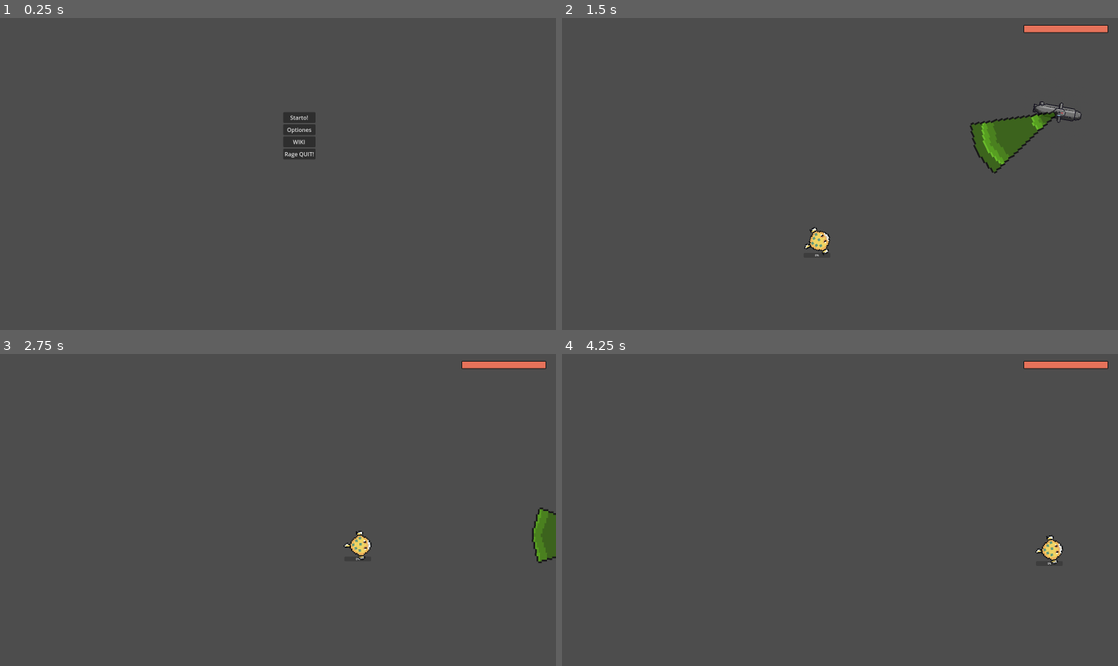
Above: before the commit, frames 1-4 (two rows, left to right).
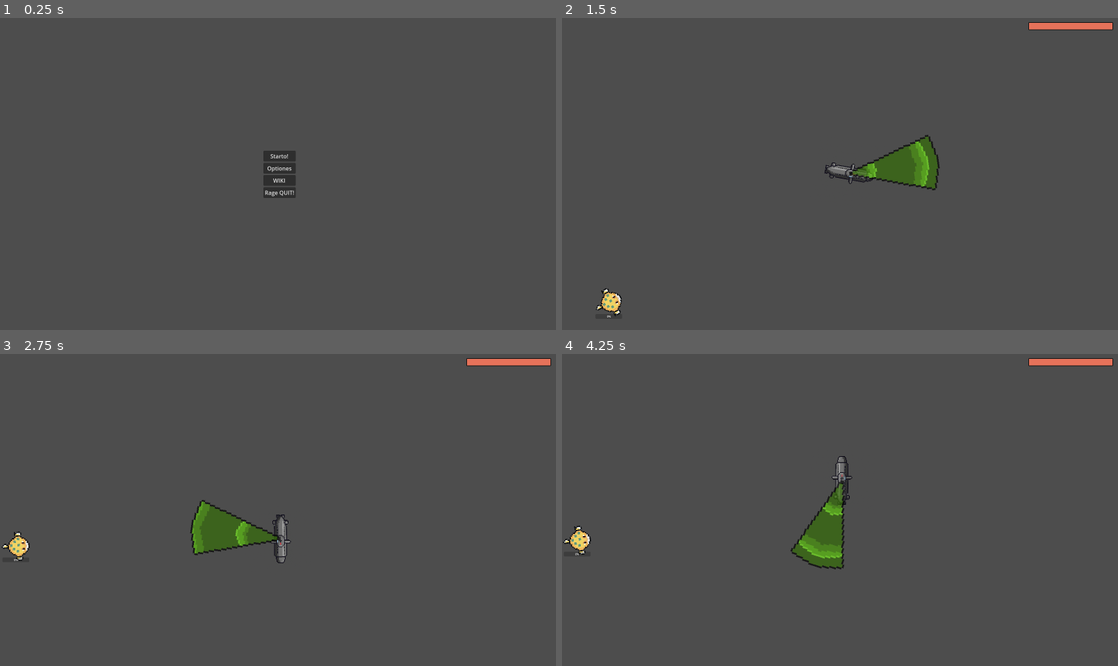
Above: after the commit, the same moments.

Repository: AbuHarambe/Deepsea_Invaders
Game: Godot game, scene res://Scenes/main_menue.tscn
Two runs of this game, one before a commit and one after it. Both use one fixed random seed, a clock stepped at 60 frames per second and the inputs below.
Inputs (mouse positions are in pixels of both pictures, inside the frame that each line leads up to):
- Up to frame 1 (0.25 s): no input
- Up to frame 2 (1.5 s): click "Starto!" at 0.5 s; move the mouse to (962, 158) at 1.27 s; hold D (Right) from 1.28 s (still down)
- Up to frame 3 (2.75 s): move the mouse to (166, 525) at 2.02 s; release D (Right) at 2.03 s; hold S (Down) from 2.03 s (still down)
- Up to frame 4 (4.25 s): move the mouse to (895, 441) at 2.77 s; release S (Down) at 2.78 s; hold D (Right) 2.78-3.53 s; move the mouse to (812, 572) at 3.52 s; hold W (Up) from 3.53 s (still down)

The runs differ from the first frame. In frame 1, 1.3% of the frame differs, in the area x 47-57%, y 30-58%; in frame 2, 4.5%, in the area x 6-100%, y 1-96%; in frame 3, 3.4%; in frame 4, 2.7%.

Commit message:
Bug Fixes und Kleinebesserungen

Diff:
--- a/Scenes/enemy.tscn
+++ b/Scenes/base_melee_blubblub.tscn
@@ -1,13 +1,13 @@
 [gd_scene load_steps=5 format=3 uid="uid://4atn6j1ayvu6"]
 
-[ext_resource type="Script" uid="uid://cxcvxsysfexi4" path="res://Scripts/enemy.gd" id="1_1f0kj"]
+[ext_resource type="Script" uid="uid://cxcvxsysfexi4" path="res://Scripts/base_melee_blubblub.gd" id="1_1f0kj"]
 [ext_resource type="Texture2D" uid="uid://srcu0wghh0rc" path="res://Assets/Visual/Pufferfish.png" id="2_1f0kj"]
 [ext_resource type="PackedScene" uid="uid://bql5gie2os6e0" path="res://Scenes/scan_progress_bar.tscn" id="3_afpow"]
 
 [sub_resource type="RectangleShape2D" id="RectangleShape2D_1f0kj"]
 size = Vector2(127, 127)
 
-[node name="TestEnemy" type="CharacterBody2D"]
+[node name="MeleeEnemy" type="CharacterBody2D"]
 script = ExtResource("1_1f0kj")
 
 [node name="Sprite2D" type="Sprite2D" parent="."]
--- /dev/null
+++ b/Scenes/base_ranged_blubblub.tscn
@@ -0,0 +1,28 @@
+[gd_scene load_steps=5 format=3 uid="uid://clybyleaj20le"]
+
+[ext_resource type="Script" uid="uid://cxcvxsysfexi4" path="res://Scripts/base_melee_blubblub.gd" id="1_5g5v1"]
+[ext_resource type="Texture2D" uid="uid://srcu0wghh0rc" path="res://Assets/Visual/Pufferfish.png" id="2_2adjs"]
+[ext_resource type="PackedScene" uid="uid://bql5gie2os6e0" path="res://Scenes/scan_progress_bar.tscn" id="3_y3wyd"]
+
+[sub_resource type="RectangleShape2D" id="RectangleShape2D_1f0kj"]
+size = Vector2(127, 127)
+
+[node name="TestEnemy" type="CharacterBody2D"]
+script = ExtResource("1_5g5v1")
+
+[node name="Sprite2D" type="Sprite2D" parent="."]
+position = Vector2(-0.99998474, 9.000015)
+scale = Vector2(7.0078125, 7.0078125)
+texture = ExtResource("2_2adjs")
+
+[node name="CollisionShape2D" type="CollisionShape2D" parent="."]
+position = Vector2(-0.5, -0.5)
+shape = SubResource("RectangleShape2D_1f0kj")
+
+[node name="ScanProgressBar" parent="." instance=ExtResource("3_y3wyd")]
+offset_left = -80.0
+offset_top = 72.0
+offset_right = 74.0
+offset_bottom = 99.0
+size_flags_horizontal = 4
+size_flags_vertical = 4
--- a/Scenes/main.tscn
+++ b/Scenes/main.tscn
@@ -1,29 +1,27 @@
 [gd_scene load_steps=5 format=3 uid="uid://dktdyic4puxgw"]
 
 [ext_resource type="PackedScene" uid="uid://bg4a3kqnpolqt" path="res://Scenes/player.tscn" id="1_jjgbg"]
-[ext_resource type="Script" uid="uid://dc4utg2h24prv" path="res://Scenes/main.gd" id="1_jjvhh"]
-[ext_resource type="PackedScene" uid="uid://4atn6j1ayvu6" path="res://Scenes/enemy.tscn" id="2_bo1nx"]
+[ext_resource type="Script" uid="uid://dc4utg2h24prv" path="res://Scripts/main.gd" id="1_jjvhh"]
+[ext_resource type="PackedScene" uid="uid://4atn6j1ayvu6" path="res://Scenes/base_melee_blubblub.tscn" id="2_bo1nx"]
 [ext_resource type="PackedScene" uid="uid://dj1shnag1egsc" path="res://Scenes/health_bar.tscn" id="3_8gbba"]
 
 [node name="Main" type="Node2D"]
 script = ExtResource("1_jjvhh")
 
+[node name="TestEnemy" parent="." groups=["enemies"] instance=ExtResource("2_bo1nx")]
+position = Vector2(-251, 297)
+scale = Vector2(0.5, 0.5)
+
 [node name="Player" parent="." groups=["player_group"] instance=ExtResource("1_jjgbg")]
 position = Vector2(587, -176)
 
-[node name="TestEnemy" parent="." groups=["enemies"] instance=ExtResource("2_bo1nx")]
-position = Vector2(-251, 297)
-scale = Vector2(0.5, 0.5)
-collision_layer = 2
-collision_mask = 2
-
-[node name="GameCamera" type="Camera2D" parent="."]
+[node name="GameCamera" type="Camera2D" parent="Player"]
+position_smoothing_enabled = true
 
 [node name="HUD_Layer" type="CanvasLayer" parent="."]
-follow_viewport_enabled = true
 
 [node name="Health_Bar" parent="HUD_Layer" groups=["progress_bars"] instance=ExtResource("3_8gbba")]
-offset_left = 530.0
-offset_top = -426.0
-offset_right = 770.0
-offset_bottom = -407.0
+offset_left = 1344.0
+offset_top = 16.0
+offset_right = 1584.0
+offset_bottom = 35.0
--- a/Scenes/main_menue.tscn
+++ b/Scenes/main_menue.tscn
@@ -1,6 +1,6 @@
 [gd_scene load_steps=2 format=3 uid="uid://dt7pnbn76qjs7"]
 
-[ext_resource type="Script" uid="uid://b2og6kqv6j5at" path="res://Scenes/main_menue.gd" id="1_7raxh"]
+[ext_resource type="Script" uid="uid://b2og6kqv6j5at" path="res://Scripts/main_menue.gd" id="1_7raxh"]
 
 [node name="MainMenue" type="Control"]
 layout_mode = 3
@@ -16,15 +16,17 @@
 
 [node name="CenterContainer" type="CenterContainer" parent="."]
 layout_mode = 1
-anchors_preset = -1
-anchor_left = 0.43100002
-anchor_top = 0.24700001
-anchor_right = 0.64400005
+anchors_preset = 8
+anchor_left = 0.5
+anchor_top = 0.5
+anchor_right = 0.5
 anchor_bottom = 0.5
-offset_left = -3.1860352
-offset_top = 3.9589996
-offset_right = -2.264038
-offset_bottom = 3.5
+offset_left = -46.5
+offset_top = -68.0
+offset_right = 46.5
+offset_bottom = 68.0
+grow_horizontal = 2
+grow_vertical = 2
 
 [node name="VBoxContainer" type="VBoxContainer" parent="CenterContainer"]
 layout_mode = 2
--- a/Scenes/options_menue.tscn
+++ b/Scenes/options_menue.tscn
@@ -1,6 +1,6 @@
 [gd_scene load_steps=2 format=3 uid="uid://6r46s7rbkad4"]
 
-[ext_resource type="Script" uid="uid://c0yu0xghnavt3" path="res://options_menue.gd" id="1_0in20"]
+[ext_resource type="Script" uid="uid://c0yu0xghnavt3" path="res://Scripts/options_menue.gd" id="1_0in20"]
 
 [node name="OptionsMenue" type="Control"]
 layout_mode = 3
--- a/Scenes/pause_menue.tscn
+++ b/Scenes/pause_menue.tscn
@@ -1,6 +1,6 @@
 [gd_scene load_steps=2 format=3 uid="uid://dkfag6yfdna4c"]
 
-[ext_resource type="Script" uid="uid://cildewsbmffnl" path="res://Scenes/pause_menue.gd" id="1_l5e74"]
+[ext_resource type="Script" uid="uid://cildewsbmffnl" path="res://Scripts/pause_menue.gd" id="1_l5e74"]
 
 [node name="PauseMenue" type="Control"]
 process_mode = 2
@@ -20,7 +20,7 @@
 grow_horizontal = 2
 grow_vertical = 2
 rotation = -0.0013554815
-color = Color(1, 1, 1, 0.5882353)
+color = Color(0.3217281, 0.32172796, 0.32172793, 0.5882353)
 
 [node name="CenterContainer" type="CenterContainer" parent="."]
 layout_mode = 1
--- a/Scenes/player.tscn
+++ b/Scenes/player.tscn
@@ -64,7 +64,6 @@
 [node name="Scanner" type="Area2D" parent="."]
 scale = Vector2(5, 5)
 collision_layer = 2
-collision_mask = 2
 monitorable = false
 script = ExtResource("3_vgqql")
 
--- a/Scenes/scene_transition.tscn
+++ b/Scenes/scene_transition.tscn
@@ -1,6 +1,6 @@
 [gd_scene load_steps=5 format=3 uid="uid://ds25g27xwqdhm"]
 
-[ext_resource type="Script" uid="uid://b5pwky0wj6hh2" path="res://Scenes/scene_transition.gd" id="1_crfs3"]
+[ext_resource type="Script" uid="uid://b5pwky0wj6hh2" path="res://Scripts/scene_transition.gd" id="1_crfs3"]
 
 [sub_resource type="Animation" id="Animation_xs6k6"]
 resource_name = "fade_in"
--- /dev/null
+++ b/Scenes/wiki.tscn
@@ -0,0 +1,3 @@
+[gd_scene format=3 uid="uid://cur07dwbcp8u1"]
+
+[node name="CanvasLayer" type="CanvasLayer"]
--- /dev/null
+++ b/Scripts/base_melee_blubblub.gd
@@ -0,0 +1,147 @@
+# File: BaseEnemy.gd
+extends CharacterBody2D
+class_name BaseMeleeBlubblub # Gives the class a reusable name for type checking and exporting
+
+# ==============================================================================
+# 1. ENEMY STATS & EXPORTS (REUSABLE)
+# ==============================================================================
+@export var max_speed: float = 250.0
+@export var acceleration: float = 1800.0
+@export var friction: float = 1400.0
+@export var damage: int = 10
+@export var rotation_speed: float = 10.0
+@export var scan_difficulty: float = 2.0 # Time goal to bubble away
+@export_group("Scan Decay Settings")
+@export var scan_decay_rate: float = 0.5
+@export var scan_decay_delay: float = 1.0
+
+
+# ==============================================================================
+# 2. STATE AND NODES (REUSABLE)
+# ==============================================================================
+@onready var sprite_node = $Sprite2D
+@onready var hurtbox_node = $CollisionShape2D
+@onready var player = get_tree().get_first_node_in_group("player_group")
+@onready var scanner_bar = $ScanProgressBar
+
+# Rotation Constants
+const PI_FLIP = PI
+const UP_AXIS_OFFSET = -PI / 2.0
+
+var in_scanner: bool = false
+var current_scan_progress: float = 0.0 # New variable for tracking progress
+var time_outside_scanner: float = 0.0 # New variable for tracking decay delay
+
+
+# ==============================================================================
+# 3. CORE LIFECYCLE (REUSABLE)
+# ==============================================================================
+func _physics_process(delta: float) -> void:
+
+	# 3a. MOVEMENT (Targeting the Player)
+	_apply_movement(delta)
+
+	# 3b. SCAN PROGRESS AND DECAY (New Logic)
+	_update_scan_state(delta)
+
+	# 3c. MOVEMENT EXECUTION & ROTATION
+	_apply_rotation(delta)
+	move_and_slide()
+
+	# 3d. COLLISION CHECK
+	if get_slide_collision_count() > 0:
+		_handle_specific_collision()
+
+# ==============================================================================
+# 4. CORE MECHANIC IMPLEMENTATIONS (REUSABLE FUNCTIONS)
+# ==============================================================================
+
+# Handles movement acceleration/friction and slow-down when scanned
+func _apply_movement(delta: float):
+	var target_direction = Vector2.ZERO
+
+	if is_instance_valid(player):
+		var player_position: Vector2 = player.global_position
+		target_direction = (player_position - global_position).normalized()
+
+	var current_speed = max_speed
+	if in_scanner:
+		current_speed = max_speed / 2.0
+
+	if target_direction:
+		var target_velocity = target_direction * current_speed
+		velocity = velocity.move_toward(target_velocity, acceleration * delta)
+	else:
+		velocity = velocity.move_toward(Vector2.ZERO, friction * delta)
+
+# Handles the movement-based rotation of the visuals/hurtbox
+func _apply_rotation(delta: float):
+	if velocity.length_squared() > 1.0:
+		var target_rotation = velocity.angle() + UP_AXIS_OFFSET + PI_FLIP
+
+		sprite_node.rotation = lerp_angle(
+			sprite_node.rotation,
+			target_rotation,
+			delta * rotation_speed
+		)
+		hurtbox_node.rotation = lerp_angle(
+			hurtbox_node.rotation,
+			target_rotation,
+			delta * rotation_speed
+		)
+
+# Handles hard collision with the player
+func _handle_specific_collision():
+	for i in range(get_slide_collision_count()):
+		var collision = get_slide_collision(i)
+		var hit_body = collision.get_collider()
+
+		if hit_body.is_in_group("player_group"):
+			player.take_damage(damage)
+			return
+
+# === SCANNER LOGIC (NEW CORE IMPLEMENTATION) ===
+# This function tracks the scan progress, decay, and removal
+func _update_scan_state(delta: float):
+
+	if in_scanner:
+		# 1. Progress: Increase progress when in scanner
+		current_scan_progress += delta
+		# Reset decay timer
+		time_outside_scanner = 0.0
+	else:
+		# 2. Decay: Start decay timer when outside scanner
+		if current_scan_progress > 0.0:
+			time_outside_scanner += delta
+
+			# Apply decay only after the delay has passed
+			if time_outside_scanner >= scan_decay_delay:
+				# Decay at a rate proportional to scan_decay_rate
+				var decay_amount = delta * scan_decay_rate
+				current_scan_progress = max(0.0, current_scan_progress - decay_amount)
+
+	# 3. Check for completion
+	if current_scan_progress >= scan_difficulty:
+		_bubble_away()
+		return
+
+	# 4. Update the progress bar visually
+	var progress_ratio = current_scan_progress / scan_difficulty
+	update_scan_progress(progress_ratio)
+
+# Callable function from the Scanner Area2D
+func set_scanner_state(is_in_scanner: bool):
+	in_scanner = is_in_scanner
+
+# Function to be overridden by child classes for unique removal effects
+func _bubble_away():
+	# Placeholder for the "bubble away" animation/sound
+	print(name, " has been bubbled away!")
+	# Notify manager to update enemy count
+	get_tree().call_group("game_manager_group", "on_enemy_bubbled")
+	queue_free()
+
+# Function to update the visual bar (assuming it's a separate script)
+func update_scan_progress(progress_ratio: float) -> void:
+	if is_instance_valid(scanner_bar):
+		scanner_bar.update_progress(progress_ratio)
--- a/Scripts/enemy.gd
+++ /dev/null
@@ -1,109 +0,0 @@
-extends CharacterBody2D
-
-# @export makes the variables show up on the right menu in Godot called Inspector
-@export var max_speed = 250
-@export var acceleration: float = 1800.0 # How quickly the player reaches max speed
-@export var friction: float = 1400.0 # How quickly the player slows down
-@export var damage = 10
-@export var rotation_speed = 10.0
-@export var scan_difficulty: float = 2.0 # This is the goal time inside the scanner (was goal_time_inside)
-@export_group("Scan Decay Settings")
-# The rate at which progress decays when outside (e.g., 0.5 means half-speed decay)
-@export var scan_decay_rate: float = 0.5
-# The time (in seconds) to pause before decay begins after exiting the scanner
-@export var scan_decay_delay: float = 1.0
-
-
-# allows this script to access the properties of Player
-@onready var sprite_node = $Sprite2D
-@onready var hurtbox_node = $CollisionShape2D
-@onready var player = get_tree().get_first_node_in_group("player_group")
-@onready var scanner_bar = $ScanProgressBar
-
-# Const PI is 3.14159... (180 degrees)
-const PI_FLIP = PI
-# Start with -PI/2 to fix the 90 degree alignment
-const UP_AXIS_OFFSET = -PI / 2.0
-
-var in_scanner = false
-
-#_ready is called when the node enters the scene tree for the first time
-func _ready() -> void:
-	pass
-
-#_process is called every frame. Delta is the elapsed time since the last frame
-func _physics_process(delta: float) -> void:
-
-	var target_direction = Vector2.ZERO
-
-	# maps a vector leading to player coordinates
-	if is_instance_valid(player):
-		var player_position: Vector2 = player.global_position
-		target_direction = (player_position - global_position).normalized()
-
-	var speed = max_speed
-	if in_scanner:
-		# Enemy slows down when detected
-		speed = max_speed / 2
-
-	#moves enemy towards vector target_direction
-	if target_direction:
-		var target_velocity = target_direction * speed
-		# Use move_toward to move current velocity towards target velocity
-		velocity = velocity.move_toward(target_velocity, acceleration * delta)
-	else:
-		# Player is NOT providing input: Apply friction (gradual deceleration)
-		# Use move_toward to move velocity toward Vector2.ZERO
-		# This creates the "sliding" or "floating" stop
-		velocity = velocity.move_toward(Vector2.ZERO, friction * delta)
-
-		# rotation mechancic
-	if velocity.length_squared() > 1.0:
-
-		# 1. Start with the vector's angle
-		var target_rotation = velocity.angle()
-
-		# 2. Add the 90-degree offset to align the sprite (e.g., UP)
-		target_rotation += UP_AXIS_OFFSET
-
-		# 3. ADD THE 180 DEGREE FLIP
-		target_rotation += PI_FLIP
-
-		# 4. Smoothly rotate the nodes
-		sprite_node.rotation = lerp_angle(
-			sprite_node.rotation,
-			target_rotation,
-			delta * rotation_speed # This changes the speed of rotation
-		)
-		hurtbox_node.rotation = lerp_angle(
-			hurtbox_node.rotation,
-			target_rotation,
-			delta * rotation_speed # This changes the speed of rotation
-		)
-
-	#moves the body based on the velocity set above
-	move_and_slide()
-	if get_slide_collision_count() > 0:
-		_handle_specific_collision()
-
-# state maching for scan
-func set_scanner_state(is_in_scanner: bool):
-	in_scanner = is_in_scanner
-	# print("Enemy is now in_scanner: ", in_scanner) # Optional: Debug output
-
-func _handle_specific_collision():
-	# Loop through all collisions that occurred this frame
-	for i in range(get_slide_collision_count()):
-		var collision = get_slide_collision(i)
-		var hit_body = collision.get_collider()
-
-		# Check if the body belongs to the group you want to identify
-		if hit_body.is_in_group("player_group"):
-
-			player.take_damage(damage)
-			return # Stop after processing the specific collision
-
-func update_scan_progress(progress_ratio: float) -> void:
-	if is_instance_valid(scanner_bar):
-		# This still calls the correct function on the bar's script
-		scanner_bar.update_progress(progress_ratio)
--- a/Scenes/main.gd
+++ b/Scripts/main.gd
@@ -1,5 +1,6 @@
 extends Node2D
 
+@onready var hud_layer = $HUD_Layer
 var pause_menu_scene = preload("res://Scenes/pause_menue.tscn")
 # Called when the node enters the scene tree for the first time.
 func _ready() -> void:
@@ -27,4 +28,4 @@
 		var pause_instance = pause_menu_scene.instantiate()
 
 		# 3. Das Menü zur aktuellen Szene hinzufügen
-		add_child(pause_instance)
+		hud_layer.add_child(pause_instance)
--- a/Scripts/player.gd
+++ b/Scripts/player.gd
@@ -20,9 +20,6 @@
 const PI_FLIP = PI
 # Start with -PI/2 to fix the 90 degree alignment
 const UP_AXIS_OFFSET = -PI / 2.0
-
-var boundary_top_left = Vector2.ZERO
-var boundary_bottom_right = Vector2.ZERO
 
 #_ready is called when the node enters the scene tree for the first time
 func _ready() -> void:
@@ -79,7 +76,6 @@
 
 	#moves the body based on the velocity set above
 	move_and_slide()
-	clamp_position()
 
 func _process(delta: float) -> void:
 	if is_instance_valid(scanner_node):
@@ -110,24 +106,6 @@
 	#removes the player from the game
 	queue_free()
 
- #clamps position to camera view
-func clamp_position():
-	if boundary_top_left != Vector2.ZERO and boundary_bottom_right != Vector2.ZERO:
-
-		# Clamp X position between the left and right boundary edges
-		global_position.x = clamp(
-			global_position.x,
-			boundary_top_left.x,
-			boundary_bottom_right.x
-		)
-
-		# Clamp Y position between the top and bottom boundary edges
-		global_position.y = clamp(
-			global_position.y,
-			boundary_top_left.y,
-			boundary_bottom_right.y
-		)
-
 func take_damage (dmg):
 	current_health = current_health - dmg
 	health_bar.set_health(current_health)
Renamed: Scripts/enemy.gd.uid -> Scripts/base_melee_blubblub.gd.uid
Renamed: Scenes/main.gd.uid -> Scripts/main.gd.uid
Renamed: Scenes/main_menue.gd -> Scripts/main_menue.gd
Renamed: Scenes/main_menue.gd.uid -> Scripts/main_menue.gd.uid
Renamed: options_menue.gd -> Scripts/options_menue.gd
Renamed: options_menue.gd.uid -> Scripts/options_menue.gd.uid
Renamed: Scenes/pause_menue.gd -> Scripts/pause_menue.gd
Renamed: Scenes/pause_menue.gd.uid -> Scripts/pause_menue.gd.uid
Renamed: Scenes/scene_transition.gd -> Scripts/scene_transition.gd
Renamed: Scenes/scene_transition.gd.uid -> Scripts/scene_transition.gd.uid
